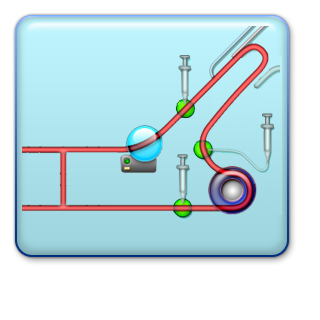
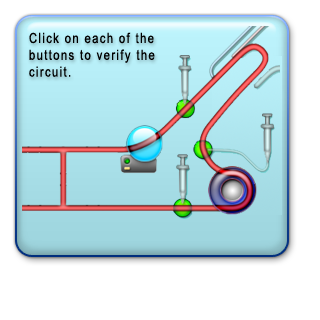
Revision of a layered 320 x 320 image; what changed, layer by layer:
added layer "Click on each of the buttons" above "Layer 1" over [29, 32, 155, 77]
